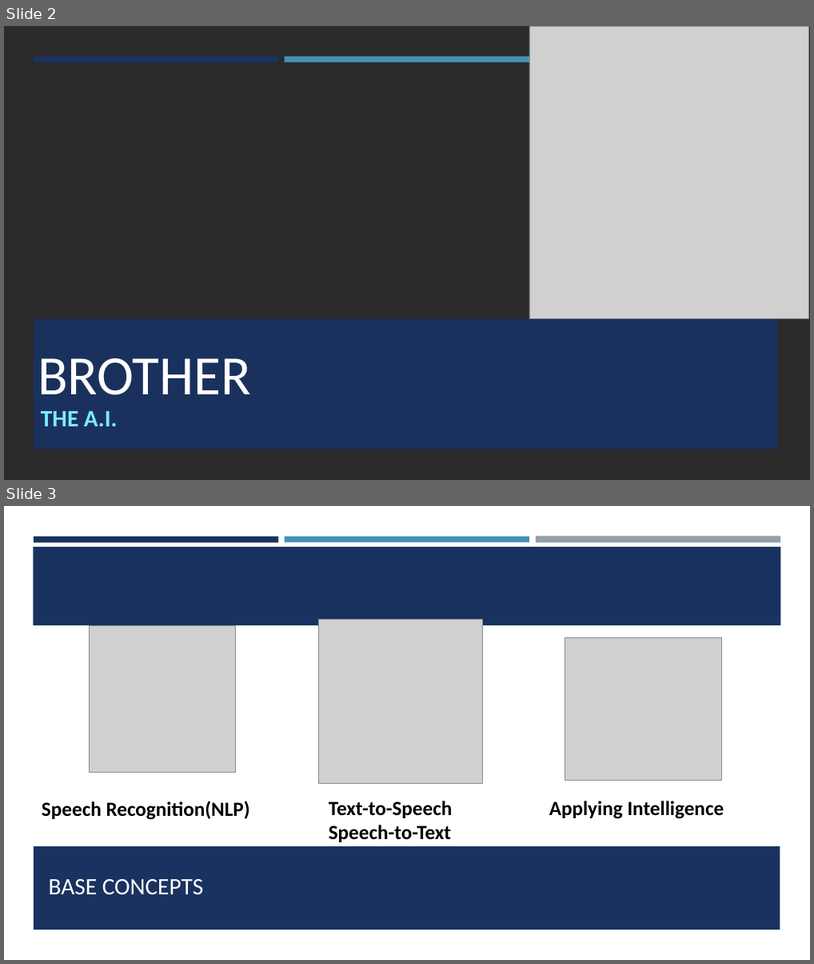
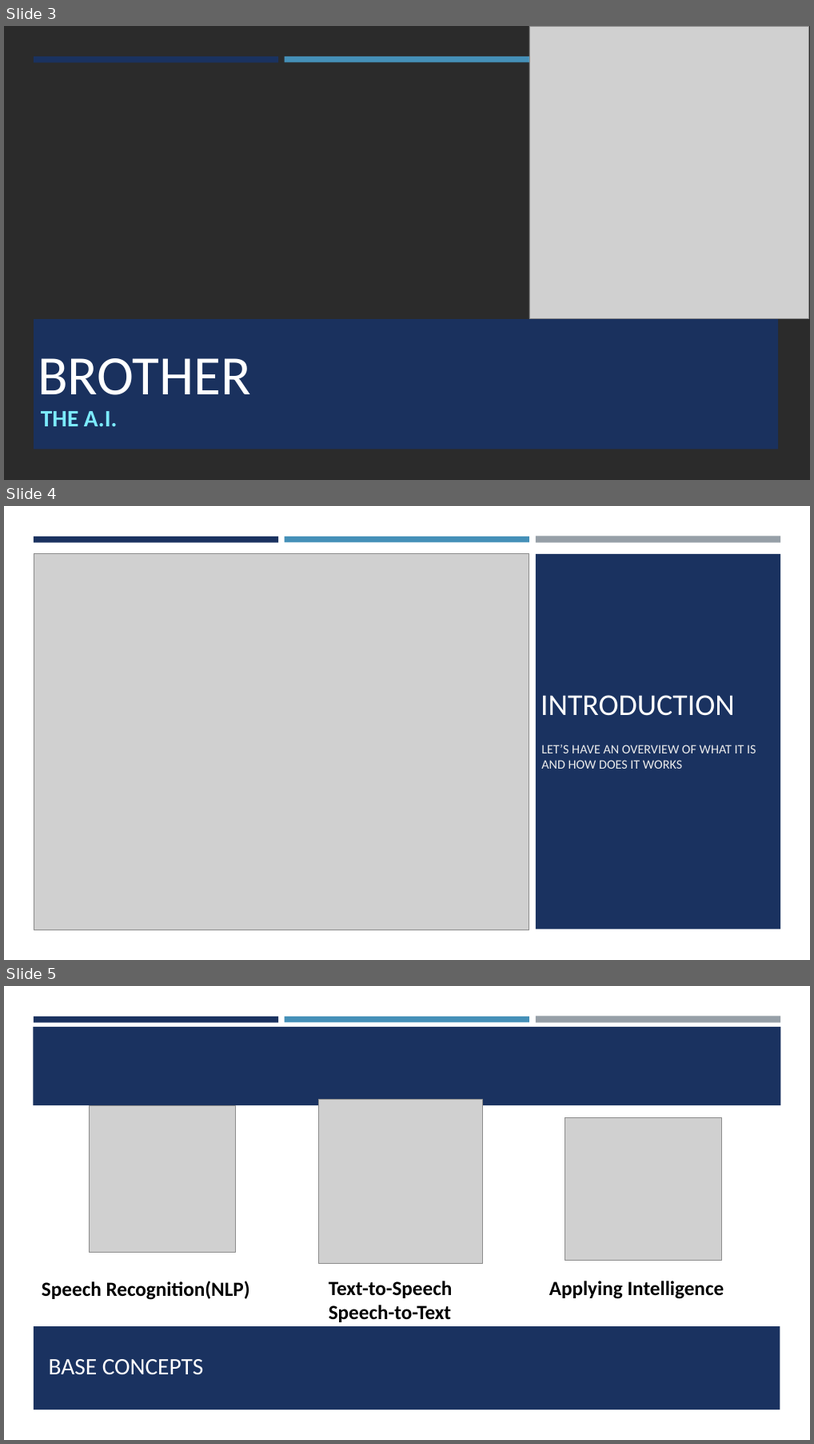
Before and after one commit to GopalSharma16/BROTHER-The-A.I., a slide deck: BROTHER.pptx. Shown one above the other, each under a label of ours: slides 2 and 3 before the commit, slides 3, 4 and 5 after it. The pictures are 814x964 and 814x1444 pixels, drawn with LibreOffice and Linux fonts; fonts in the diff are those of the drawing; grey boxes stand for pictures; background and template pictures are left out; a plain dark background stands for a picture behind light text. Boxes give left, top, right and bottom in pixels: in the first picture for what was removed or moved away, otherwise in the second. Text is boxed around its words. In the diff, an @@ line names an element or a change of style, - is before the commit and + after.

```diff
--- a/BROTHER.pptx
+++ b/BROTHER.pptx
@@ slide 4 added at bbox=[4, 506, 810, 960], background #FFFFFF @@
@@ rectangle added at bbox=[4, 506, 810, 960], fill #FFFFFF @@
@@ rectangle added at bbox=[34, 536, 278, 542], fill #1A3260 @@
@@ rectangle added at bbox=[285, 536, 530, 542], fill #4590B8 @@
@@ rectangle added at bbox=[536, 536, 781, 543], fill #969FA7 @@
@@ picture added at bbox=[34, 554, 530, 929] @@
@@ rectangle added at bbox=[536, 554, 781, 929], fill #1A3260 @@
@@ title added at bbox=[541, 695, 735, 716], 36 pt, text #FFFFFF @@
+INTRODUCTION
@@ subtitle added at bbox=[542, 744, 756, 768], 15.3 pt, text #EBEBEB @@
+LET’S HAVE AN OVERVIEW OF WHAT IT IS AND HOW DOES IT WORKS
@@ what was slide 2 is now slide 3 @@
@@ what was slide 3 is now slide 5 @@
```
Also in this commit, not shown: 1 slide changed, 11 other slides added.
